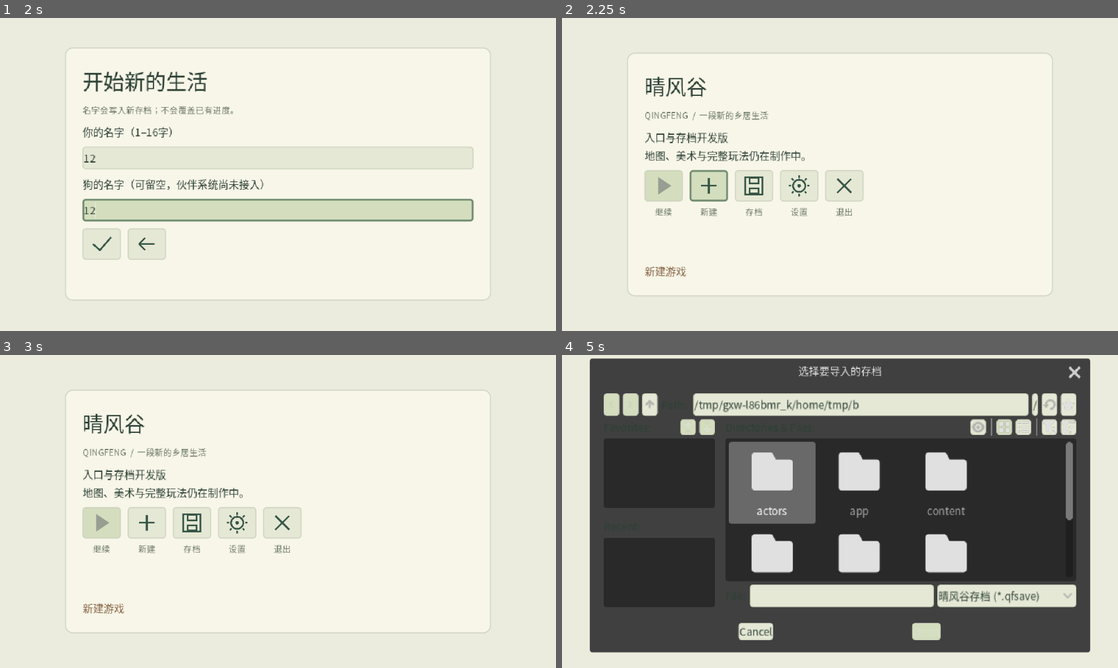
Above: before the commit, frames 1-4 (two rows, left to right).
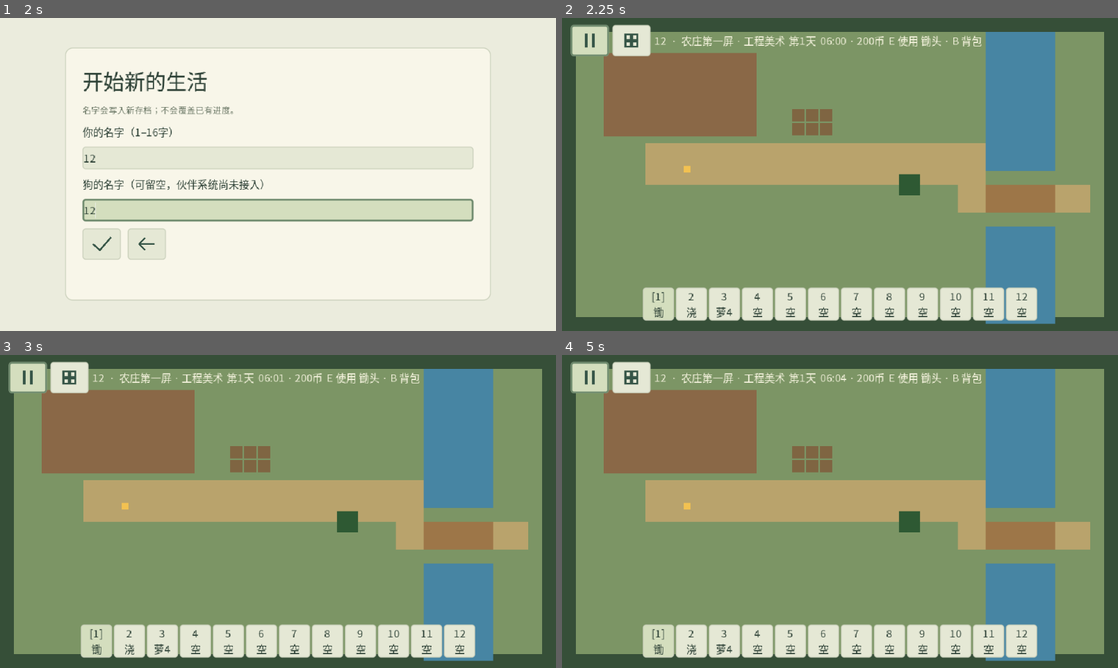
Above: after the commit, the same moments.

Repository: natefox2017/qingfeng
Game: Godot game, scene res://app/main.tscn
The game is run twice, just before and just after one commit, with the same random seed, the same clock (stepped at 60 frames per second) and the same inputs.
Inputs (mouse positions are in pixels of both pictures, inside the frame that each line leads up to):
- Up to frame 1 (2 s): click (144, 187) at 0.52 s; click (278, 158) at 1.27 s; type "12" at 1.35 s; click (278, 208) at 1.5 s; type "12" at 1.58 s
- Up to frame 2 (2.25 s): click (662, 243) at 2.02 s
- Up to frame 3 (3 s): click (27, 376) at 2.77 s
- Up to frame 4 (5 s): click (756, 524) at 3.52 s; click (662, 583) at 4.27 s

Frame 1 is identical in both runs. In frame 2, 94% of the frame differs, in the area x 0-100%, y 0-100%; in frame 3, 94%; in frame 4, 96%.

Commit message:
Validate deterministic resident schedules

Diff:
--- a/game/content/content_catalog.gd
+++ b/game/content/content_catalog.gd
@@ -40,7 +40,7 @@
 	return (value is int or value is float) and is_finite(float(value)) and float(value) > 0.0
 
 static func validate(data: Variant) -> bool:
-	if not _exact_keys(data, ["content_version","clock","inventory","storage","economy","shop","items","crops","forage","new_game"]):
+	if not _exact_keys(data, ["content_version","clock","inventory","storage","economy","shop","items","crops","forage","residents","new_game"]):
 		return false
 	if data.content_version != "first_playable_v1":
 		return false
@@ -96,6 +96,36 @@
 			return false
 		if not forage.item_id in data.items or not _positive_int(forage.quantity) or not _positive_int(forage.respawn_days):
 			return false
+	if not _exact_keys(data.residents,["daily_greeting_limit","daily_gift_limit","definitions"]):
+		return false
+	if not _positive_int(data.residents.daily_greeting_limit) or not _positive_int(data.residents.daily_gift_limit):
+		return false
+	if not (data.residents.definitions is Dictionary) or data.residents.definitions.size()!=3:
+		return false
+	for resident_id: Variant in data.residents.definitions:
+		if not (resident_id is String) or not String(resident_id).begins_with("resident."):
+			return false
+		var resident: Variant = data.residents.definitions[resident_id]
+		if not _exact_keys(resident,["display_name","occupation_id","home_anchor_id","work_anchor_id","social_anchor_id","rain_anchor_id","schedule","rain_schedule"]):
+			return false
+		for field: String in ["display_name","occupation_id","home_anchor_id","work_anchor_id","social_anchor_id","rain_anchor_id"]:
+			if not (resident[field] is String) or String(resident[field]).is_empty():
+				return false
+		if resident.display_name.length()>24 or not String(resident.occupation_id).begins_with("occupation."):
+			return false
+		for schedule_key: String in ["schedule","rain_schedule"]:
+			var schedule: Variant = resident[schedule_key]
+			if not (schedule is Array) or schedule.is_empty():
+				return false
+			var previous_start := -1
+			for entry: Variant in schedule:
+				if not _exact_keys(entry,["start_minute","activity_id","anchor_id"]):
+					return false
+				if not _nonnegative_int(entry.start_minute) or entry.start_minute>=data.clock.minutes_per_day or entry.start_minute<=previous_start:
+					return false
+				if entry.activity_id not in ["home","work","social","rain"] or not (entry.anchor_id is String) or entry.anchor_id.is_empty():
+					return false
+				previous_start=entry.start_minute
 	if not _exact_keys(data.new_game, ["initial_items"]) or not (data.new_game.initial_items is Array):
 		return false
 	var occupied_slots := 0
